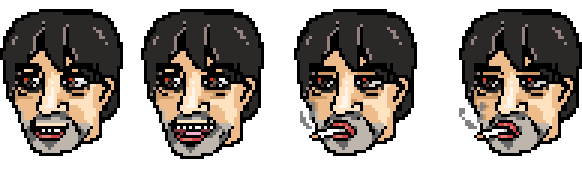
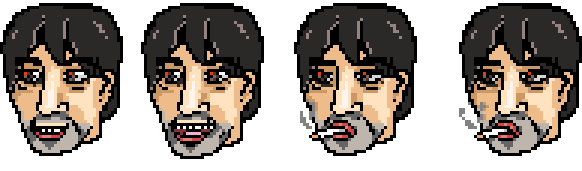
Comparing the layer stacks of the two (582, 171) images. Changes:
painted on "Layer 7" over left=0, top=3, right=582, bottom=99
removed layer "Layer 6" over left=294, top=9, right=417, bottom=99
renamed "Layer 5" to "Layer 8", painted on it over left=0, top=9, right=576, bottom=99
